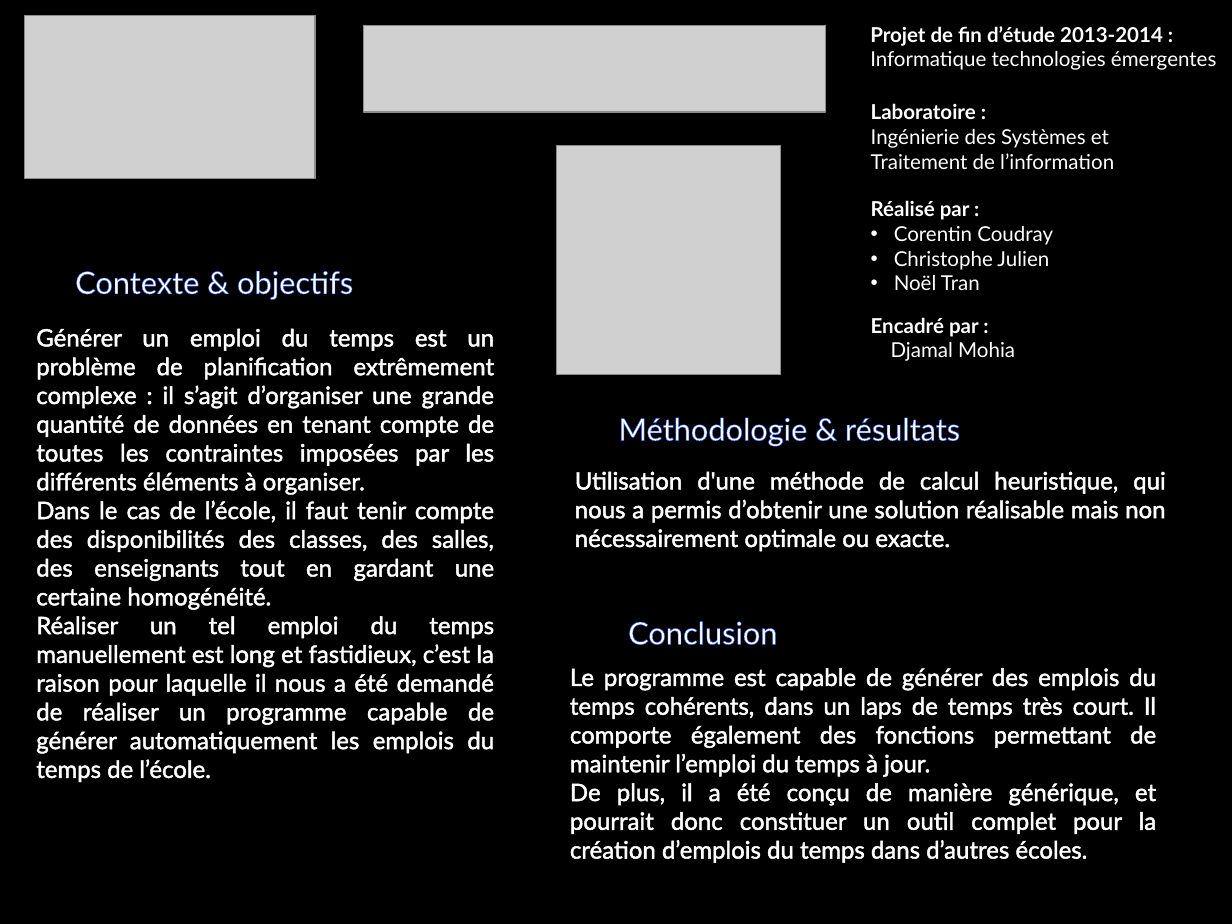
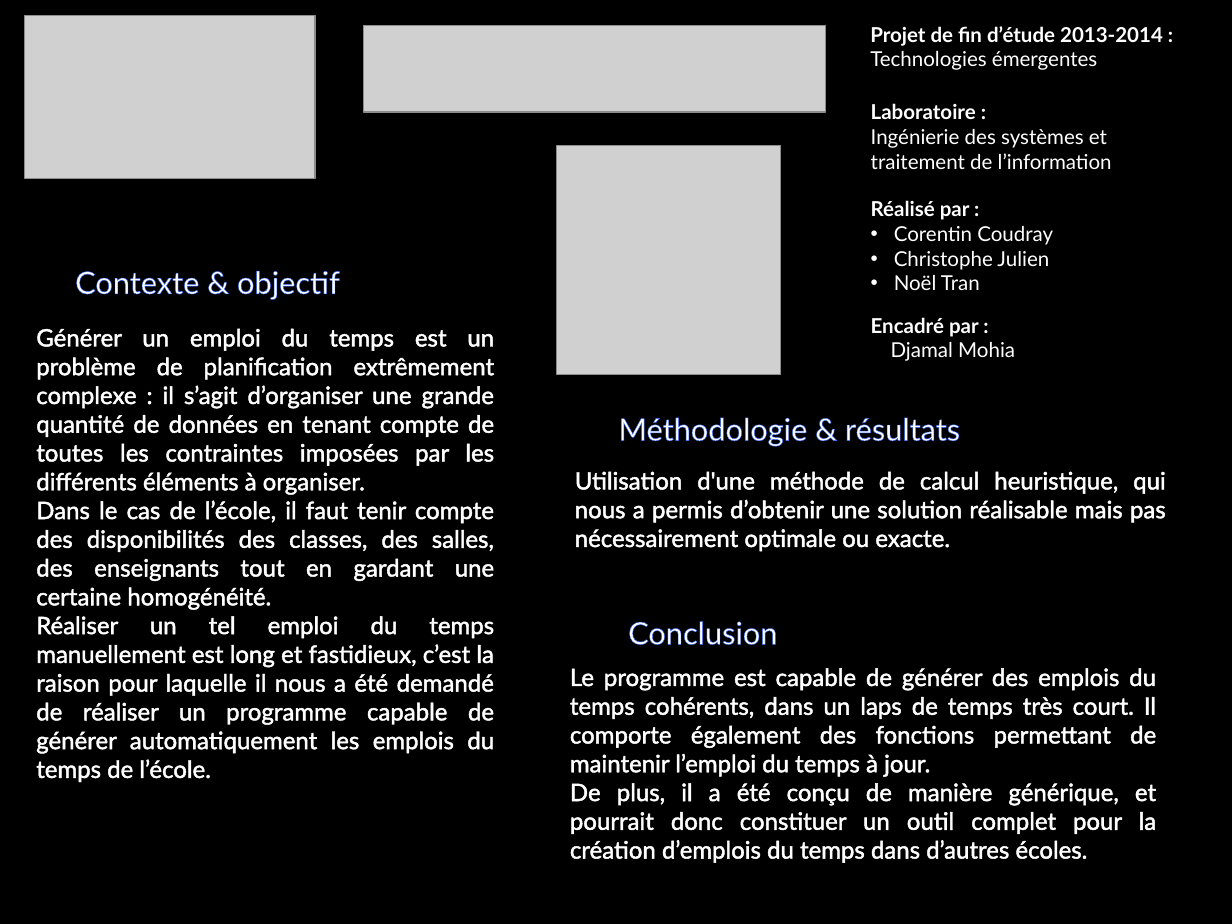
Before and after one commit to Projet-M2CT-ESME-SUDRIA/Planning-Intelligent, a slide deck: slide 2 of Affiches/Affiche2.pptx. Drawn at 1232x924 pixels with LibreOffice and Linux fonts; fonts in the diff are those of the drawing; grey boxes stand for pictures; background and template pictures are left out. Boxes give left, top, right and bottom in pixels: in the first picture for what was removed or moved away, otherwise in the second. Text is boxed around its words. In the diff, an @@ line names an element or a change of style, - is before the commit and + after.

```diff
--- a/Affiches/Affiche2.pptx
+++ b/Affiches/Affiche2.pptx
@@ text at [870, 51, 1097, 70]: text changed @@
-Informatique technologies émergentes
+Technologies émergentes
@@ text at [871, 129, 1112, 169]: text changed @@
-Ingénierie des Systèmes et Traitement de l’information
+Ingénierie des systèmes et traitement de l’information
@@ text at [75, 271, 340, 299]: text changed @@
-Contexte & objectifs
+Contexte & objectif
@@ text at [575, 471, 1166, 552]: text changed @@
-Utilisation d'une méthode de calcul heuristique, qui nous a permis d’obtenir une solution réalisable mais non nécessairement optimale ou exacte.
+Utilisation d'une méthode de calcul heuristique, qui nous a permis d’obtenir une solution réalisable mais pas nécessairement optimale ou exacte.
```
Also in this commit, not shown: 1 other slide changed, 7 other files.
